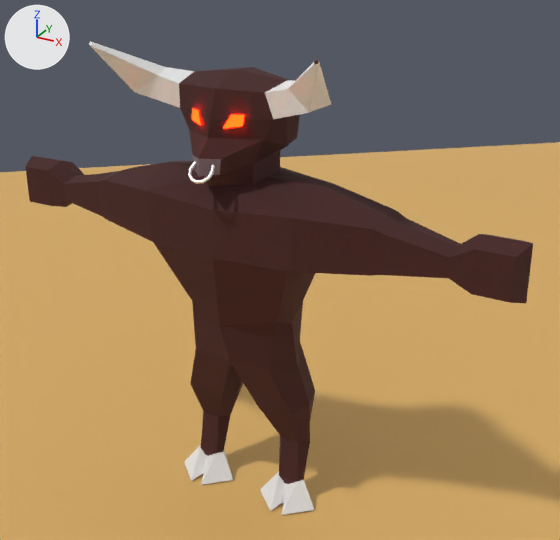
Renders of the FBX model Assets/Models/minotaur.fbx from each side of a commit.
One viewpoint serves both versions: a 50 mm camera at (1.96, -3.18, 3.03) aimed at (0.02, 0.35, 1.27). Lighting does not change. The marker at upper left points along +X, +Y and +Z. Where no turn or scale is listed for an object, it has been applied to the vertices.

Objects in the first picture: 'Minotaur object', 'Plane'.
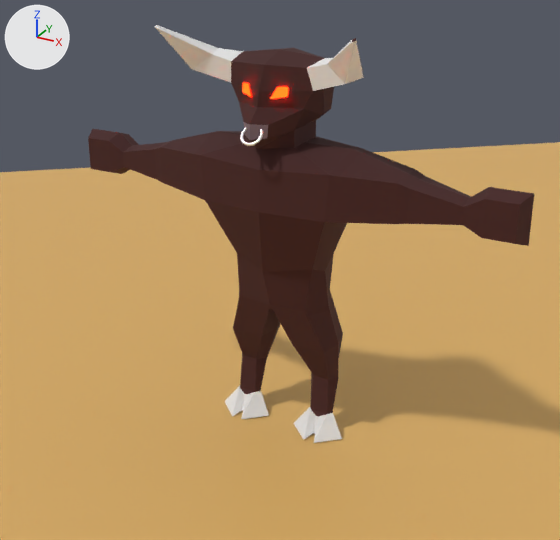
Where the change shows, as pixel boxes [x1, y1, x2, y2] in the pictures (560 x 540 px):
```json
{"object": "Minotaur object", "change": "moved", "before": [26, 41, 533, 515], "after": [88, 25, 534, 443]}
```

Edits to the scene script, one JSON object a line:
```json
{"op": "set", "path": "ob_minotaur_object.location", "old": "(-0.004, -0.231, 2.236)", "new": "(-0.146, 0.457, 2.236)"}
```
